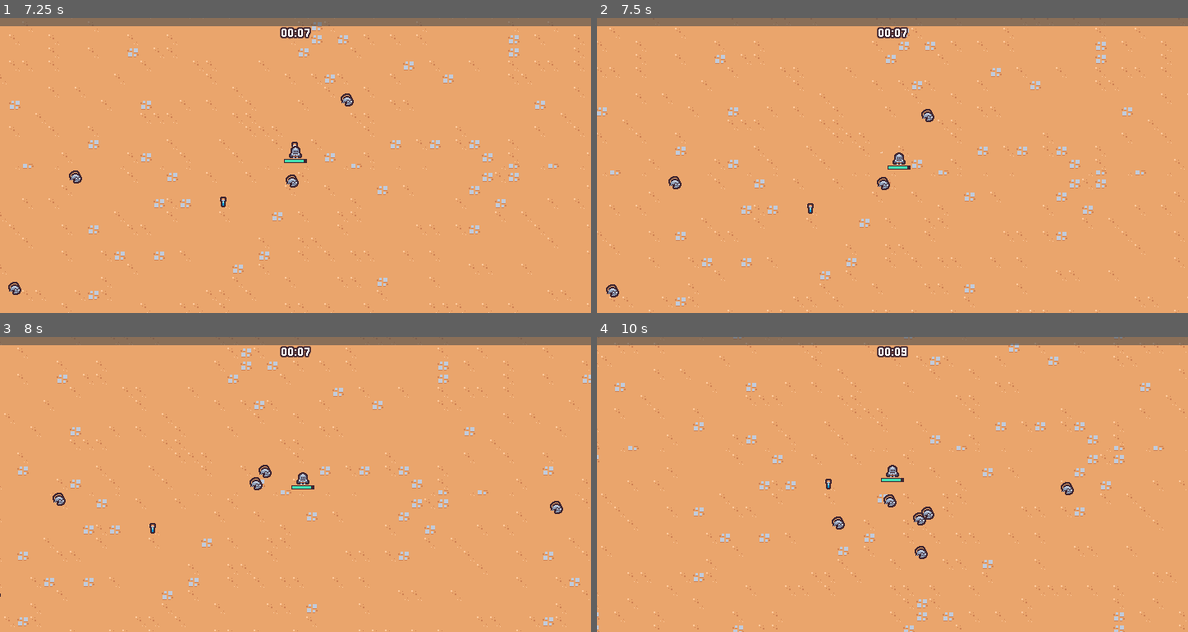
Above: before the commit, frames 1-4 (two rows, left to right).
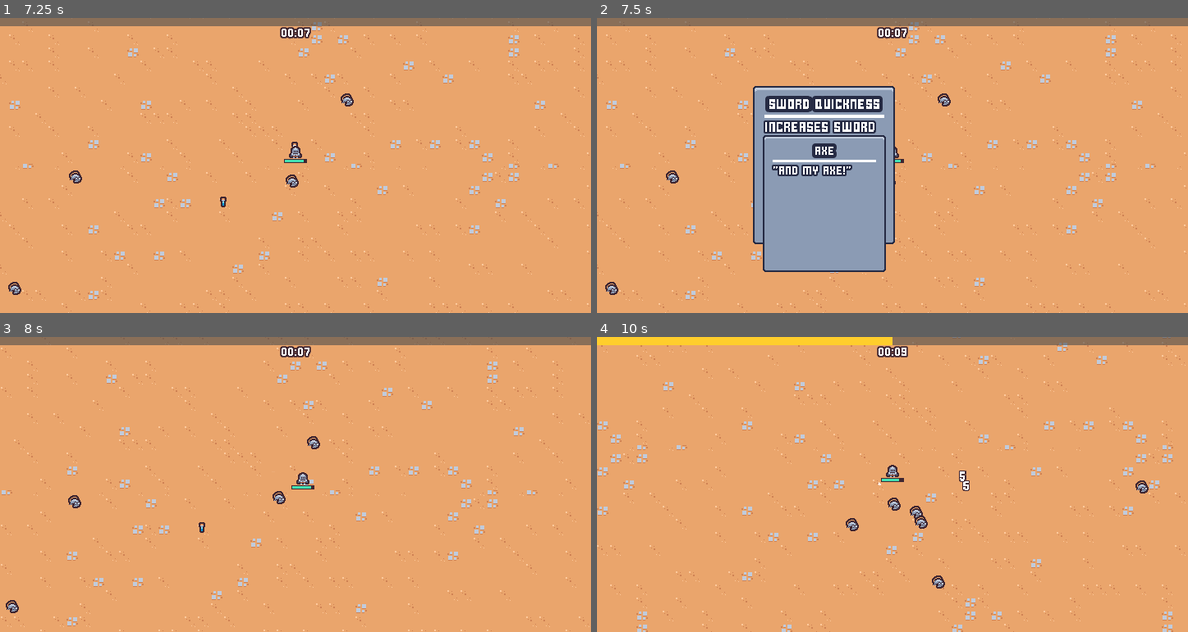
Above: after the commit, the same moments.

Repository: JustinWested/ShonenSurvivors
Game: Godot game, scene res://scenes/main/main.tscn
Same seed, same stepped clock (60 frames per second), same inputs: the game is played once before the commit and once after it.
Inputs (mouse positions are in pixels of both pictures, inside the frame that each line leads up to):
- Up to frame 1 (7.25 s): move the mouse to (425, 150) at 0.52 s; press the mouse at (425, 150) at 0.53 s; hold D (move_right) 0.53-1.28 s; move the mouse to (177, 180) at 1.27 s; release the mouse at (177, 180) at 1.28 s; hold S (move_down) 1.28-2.03 s; click (177, 180) at 1.35 s; move the mouse to (354, 100) at 2.02 s; press the mouse at (354, 100) at 2.03 s; hold D (move_right) 2.03-2.78 s; move the mouse to (265, 224) at 2.77 s; release the mouse at (265, 224) at 2.78 s; hold W (move_up) 2.78-3.53 s; click (265, 224) at 2.85 s; move the mouse to (472, 209) at 3.52 s; press the mouse at (472, 209) at 3.53 s; hold A (move_left) 3.53-5.03 s; move the mouse to (118, 121) at 4.27 s; release the mouse at (118, 121) at 4.28 s; click (118, 121) at 4.35 s; move the mouse to (325, 165) at 5.02 s; press the mouse at (325, 165) at 5.03 s; hold S (move_down) 5.03-5.78 s; move the mouse to (206, 91) at 5.77 s; release the mouse at (206, 91) at 5.78 s; hold D (move_right) 5.78-6.53 s; click (206, 91) at 5.85 s; move the mouse to (425, 150) at 6.52 s; press the mouse at (425, 150) at 6.53 s; hold W (move_up) from 6.53 s (still down)
- Up to frame 2 (7.5 s): move the mouse to (839, 165) at 7.27 s; release W (move_up) at 7.28 s; release the mouse at (839, 165) at 7.28 s; hold D (move_right) from 7.28 s (still down); click (839, 165) at 7.35 s
- Up to frame 3 (8 s): keep holding D (move_right)
- Up to frame 4 (10 s): move the mouse to (951, 419) at 8.02 s; release D (move_right) at 8.03 s; press the mouse at (951, 419) at 8.03 s; hold S (move_down) 8.03-8.78 s; move the mouse to (862, 543) at 8.77 s; release the mouse at (862, 543) at 8.78 s; hold A (move_left) 8.78-9.53 s; click (862, 543) at 8.85 s; move the mouse to (1069, 528) at 9.52 s; press the mouse at (1069, 528) at 9.53 s; hold W (move_up) from 9.53 s (still down)

Frame 1 is identical in both runs. In frame 2, 19% of the frame differs, in the area x 0-100%, y 1-100%; in frame 3, 5.0%; in frame 4, 6.8%.

Commit message:
Updated upgrade screen animations

Diff:
--- a/project.godot
+++ b/project.godot
@@ -35,6 +35,7 @@
 enemy=""
 entities_layer=""
 foreground_layer=""
+upgrade_card=""
 
 [gui]
 
--- a/scenes/ui/ability_upgrade_card.gd
+++ b/scenes/ui/ability_upgrade_card.gd
@@ -5,13 +5,48 @@
 @onready var name_label: Label = $%NameLabel
 @onready var description_label: Label = $%DescriptionLabel
 
+var disabled = false
+
 func _ready():
 	gui_input.connect(on_gui_input)
+	mouse_entered.connect(on_mouse_entered)
+	mouse_exited.connect(on_mouse_exited)
+
+func play_in(delay: float = 0):
+	modulate = Color.TRANSPARENT
+	await get_tree().create_timer(delay).timeout
+	$AnimationPlayer.play("in")
+
+func select_card():
+	disabled = true
+	$AnimationPlayer.play("selected")
+
+	for other_card in get_tree().get_nodes_in_group("upgrade_card"):
+		if other_card == self:
+			continue
+		other_card.play_discard()
+
+	await $AnimationPlayer.animation_finished
+	selected.emit()
+
+func play_discard():
+	$AnimationPlayer.play("discard")
 
 func set_ability_upgrade(upgrade: AbilityUpgrade):
 	name_label.text = upgrade.name
 	description_label.text = upgrade.description
 
 func on_gui_input(event: InputEvent):
+	if disabled:
+		return
+
 	if event.is_action_pressed("left_click"):
-		selected.emit()
+		select_card()
+
+func on_mouse_entered():
+	if disabled:
+		return
+	$HoverAnimationPlayer.play("hover")
+
+func on_mouse_exited():
+	$HoverAnimationPlayer.play("RESET")
--- a/scenes/ui/ability_upgrade_card.tscn
+++ b/scenes/ui/ability_upgrade_card.tscn
@@ -1,6 +1,154 @@
-[gd_scene load_steps=4 format=3 uid="uid://cvtimlvn2y4se"]
+[gd_scene load_steps=12 format=3 uid="uid://cvtimlvn2y4se"]
 
 [ext_resource type="Script" uid="uid://drqa615y6m2yo" path="res://scenes/ui/ability_upgrade_card.gd" id="1_8ur3e"]
+
+[sub_resource type="Animation" id="Animation_8ur3e"]
+resource_name = "in"
+length = 0.4
+step = 0.05
+tracks/0/type = "value"
+tracks/0/imported = false
+tracks/0/enabled = true
+tracks/0/path = NodePath(".:scale")
+tracks/0/interp = 2
+tracks/0/loop_wrap = true
+tracks/0/keys = {
+"times": PackedFloat32Array(0, 0.15, 0.4),
+"transitions": PackedFloat32Array(1, 1, 1),
+"update": 0,
+"values": [Vector2(0, 0), Vector2(1.3, 1.3), Vector2(1, 1)]
+}
+tracks/1/type = "value"
+tracks/1/imported = false
+tracks/1/enabled = true
+tracks/1/path = NodePath(".:modulate")
+tracks/1/interp = 1
+tracks/1/loop_wrap = true
+tracks/1/keys = {
+"times": PackedFloat32Array(0),
+"transitions": PackedFloat32Array(1),
+"update": 0,
+"values": [Color(1, 1, 1, 1)]
+}
+
+[sub_resource type="Animation" id="Animation_m44y0"]
+length = 0.001
+tracks/0/type = "value"
+tracks/0/imported = false
+tracks/0/enabled = true
+tracks/0/path = NodePath(".:scale")
+tracks/0/interp = 1
+tracks/0/loop_wrap = true
+tracks/0/keys = {
+"times": PackedFloat32Array(0),
+"transitions": PackedFloat32Array(1),
+"update": 0,
+"values": [Vector2(1, 1)]
+}
+tracks/1/type = "value"
+tracks/1/imported = false
+tracks/1/enabled = true
+tracks/1/path = NodePath(".:modulate")
+tracks/1/interp = 1
+tracks/1/loop_wrap = true
+tracks/1/keys = {
+"times": PackedFloat32Array(0),
+"transitions": PackedFloat32Array(1),
+"update": 0,
+"values": [Color(1, 1, 1, 1)]
+}
+tracks/2/type = "value"
+tracks/2/imported = false
+tracks/2/enabled = true
+tracks/2/path = NodePath(".:position")
+tracks/2/interp = 1
+tracks/2/loop_wrap = true
+tracks/2/keys = {
+"times": PackedFloat32Array(0),
+"transitions": PackedFloat32Array(1),
+"update": 0,
+"values": [Vector2(0, 0)]
+}
+
+[sub_resource type="Animation" id="Animation_rxqlh"]
+resource_name = "selected"
+length = 0.4
+step = 0.05
+tracks/0/type = "value"
+tracks/0/imported = false
+tracks/0/enabled = true
+tracks/0/path = NodePath(".:scale")
+tracks/0/interp = 1
+tracks/0/loop_wrap = true
+tracks/0/keys = {
+"times": PackedFloat32Array(0, 0.05, 0.4),
+"transitions": PackedFloat32Array(1, 2, 1),
+"update": 0,
+"values": [Vector2(1, 1), Vector2(1.2, 1.2), Vector2(0, 0)]
+}
+
+[sub_resource type="Animation" id="Animation_jntrk"]
+resource_name = "discard"
+length = 0.4
+step = 0.05
+tracks/0/type = "value"
+tracks/0/imported = false
+tracks/0/enabled = true
+tracks/0/path = NodePath(".:position")
+tracks/0/interp = 2
+tracks/0/loop_wrap = true
+tracks/0/keys = {
+"times": PackedFloat32Array(0, 0.05, 0.4),
+"transitions": PackedFloat32Array(1, 2, 1),
+"update": 0,
+"values": [Vector2(0, 0), Vector2(0, 45.58), Vector2(0, -900)]
+}
+
+[sub_resource type="AnimationLibrary" id="AnimationLibrary_c4j7u"]
+_data = {
+&"RESET": SubResource("Animation_m44y0"),
+&"discard": SubResource("Animation_jntrk"),
+&"in": SubResource("Animation_8ur3e"),
+&"selected": SubResource("Animation_rxqlh")
+}
+
+[sub_resource type="Animation" id="Animation_c4j7u"]
+resource_name = "hover"
+loop_mode = 1
+step = 0.05
+tracks/0/type = "value"
+tracks/0/imported = false
+tracks/0/enabled = true
+tracks/0/path = NodePath(".:scale")
+tracks/0/interp = 2
+tracks/0/loop_wrap = true
+tracks/0/keys = {
+"times": PackedFloat32Array(0, 0.5, 1),
+"transitions": PackedFloat32Array(1, 1, 1),
+"update": 0,
+"values": [Vector2(1, 1), Vector2(1.1, 1.1), Vector2(1, 1)]
+}
+
+[sub_resource type="Animation" id="Animation_uhqci"]
+length = 0.001
+tracks/0/type = "value"
+tracks/0/imported = false
+tracks/0/enabled = true
+tracks/0/path = NodePath(".:scale")
+tracks/0/interp = 1
+tracks/0/loop_wrap = true
+tracks/0/keys = {
+"times": PackedFloat32Array(0),
+"transitions": PackedFloat32Array(1),
+"update": 0,
+"values": [Vector2(1, 1)]
+}
+
+[sub_resource type="AnimationLibrary" id="AnimationLibrary_rxqlh"]
+_data = {
+&"RESET": SubResource("Animation_uhqci"),
+&"hover": SubResource("Animation_c4j7u")
+}
 
 [sub_resource type="LabelSettings" id="LabelSettings_8ur3e"]
 outline_size = 16
@@ -10,20 +158,37 @@
 outline_size = 8
 outline_color = Color(0.14902, 0.168627, 0.266667, 1)
 
-[node name="AbilityUpgradeCard" type="PanelContainer"]
+[node name="AbilityUpgradeCard" type="PanelContainer" groups=["upgrade_card"]]
 process_mode = 3
-custom_minimum_size = Vector2(120, 150)
+custom_minimum_size = Vector2(150, 150)
+offset_right = 150.0
+offset_bottom = 167.0
+pivot_offset = Vector2(75, 83.5)
 mouse_filter = 1
 script = ExtResource("1_8ur3e")
 
+[node name="AnimationPlayer" type="AnimationPlayer" parent="."]
+libraries = {
+&"": SubResource("AnimationLibrary_c4j7u")
+}
+
+[node name="HoverAnimationPlayer" type="AnimationPlayer" parent="."]
+libraries = {
+&"": SubResource("AnimationLibrary_rxqlh")
+}
+
 [node name="MarginContainer" type="MarginContainer" parent="."]
-layout_mode = 2
+custom_minimum_size = Vector2(0, 120)
+layout_mode = 2
+mouse_filter = 2
 theme_override_constants/margin_left = 8
 theme_override_constants/margin_right = 8
 
 [node name="VBoxContainer" type="VBoxContainer" parent="MarginContainer"]
 process_mode = 3
-layout_mode = 2
+custom_minimum_size = Vector2(0, 60)
+layout_mode = 2
+mouse_filter = 2
 
 [node name="NameLabel" type="Label" parent="MarginContainer/VBoxContainer"]
 unique_name_in_owner = true
@@ -36,10 +201,12 @@
 [node name="MarginContainer" type="MarginContainer" parent="MarginContainer/VBoxContainer"]
 custom_minimum_size = Vector2(2, 0)
 layout_mode = 2
+mouse_filter = 2
 
 [node name="ColorRect" type="ColorRect" parent="MarginContainer/VBoxContainer/MarginContainer"]
 custom_minimum_size = Vector2(3.45, 3.35)
 layout_mode = 2
+mouse_filter = 2
 
 [node name="DescriptionLabel" type="Label" parent="MarginContainer/VBoxContainer"]
 unique_name_in_owner = true
--- a/scenes/ui/upgrade_screen.gd
+++ b/scenes/ui/upgrade_screen.gd
@@ -9,7 +9,9 @@
 func _ready():
 	get_tree().paused = true
 
+
 func set_ability_upgrades(upgrades: Array[AbilityUpgrade]):
+	var delay = 0
 	if upgrades.size() == 0:
 		get_tree().paused = false
 		return
@@ -17,7 +19,10 @@
 		var card_instance = upgrade_card_scene.instantiate()
 		card_container.add_child(card_instance)
 		card_instance.set_ability_upgrade(upgrade)
+		card_instance.play_in(delay)
 		card_instance.selected.connect(on_upgrade_selected.bind(upgrade))
+		delay += .2
+
 
 func on_upgrade_selected(upgrade: AbilityUpgrade):
 	upgrade_selected.emit(upgrade)
--- a/scenes/ui/upgrade_screen.tscn
+++ b/scenes/ui/upgrade_screen.tscn
@@ -20,3 +20,4 @@
 layout_mode = 2
 size_flags_horizontal = 4
 size_flags_vertical = 4
+theme_override_constants/separation = 16
